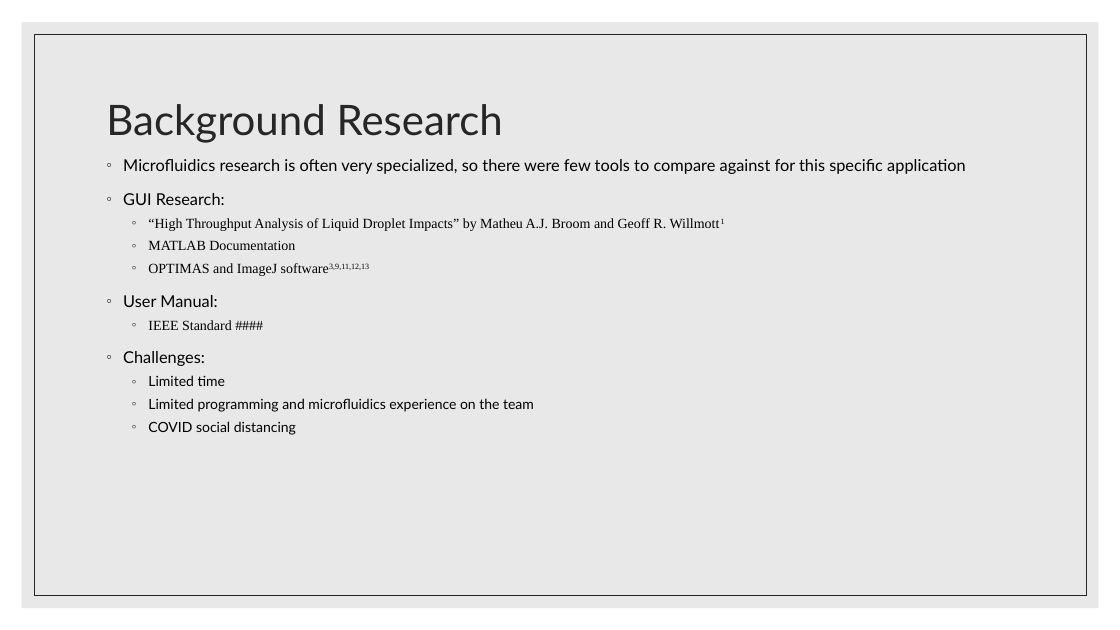
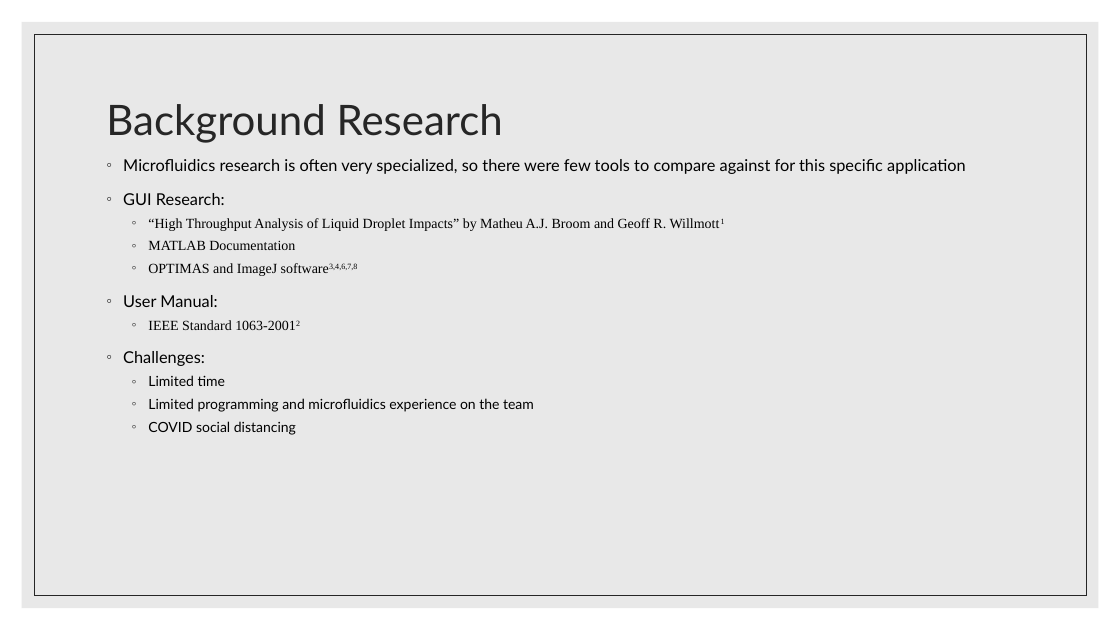
Before and after one commit to IFDL-WSU/Viscous-Droplet-Impact, a slide deck: slide 4 of Final Presentation/MECH417_Team4_FinalPresentation.pptx. Drawn at 1120x630 pixels with LibreOffice and Linux fonts; fonts in the diff are those of the drawing. Boxes give left, top, right and bottom in pixels: in the first picture for what was removed or moved away, otherwise in the second. Text is boxed around its words. In the diff, an @@ line names an element or a change of style, - is before the commit and + after.

Commit message:
Update Presentation Citations
Updated In-text Citations
Updated Citations Section
Added IEE Standard Number

```diff
--- a/Final Presentation/MECH417_Team4_FinalPresentation.pptx
+++ b/Final Presentation/MECH417_Team4_FinalPresentation.pptx
@@ text at (148, 263, 357, 276): text changed @@
-  ◦ OPTIMAS and ImageJ software3,9,11,12,13
+  ◦ OPTIMAS and ImageJ software3,4,6,7,8
@@ text at (148, 320, 296, 330): text changed @@
-  ◦ IEEE Standard ####
+  ◦ IEEE Standard 1063-20012
```
Also in this commit, not shown: 3 other slides changed, 1 slide removed.
